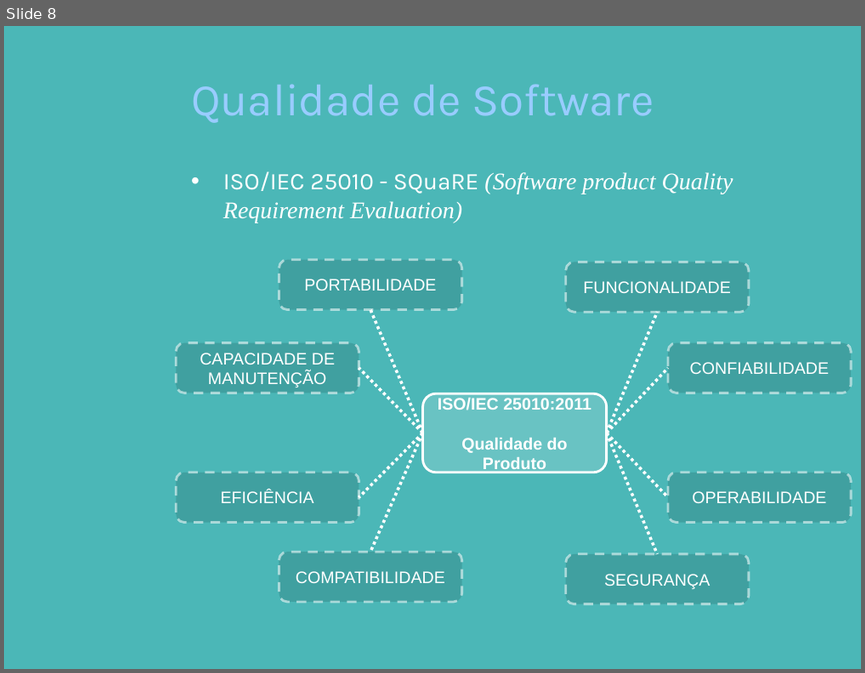
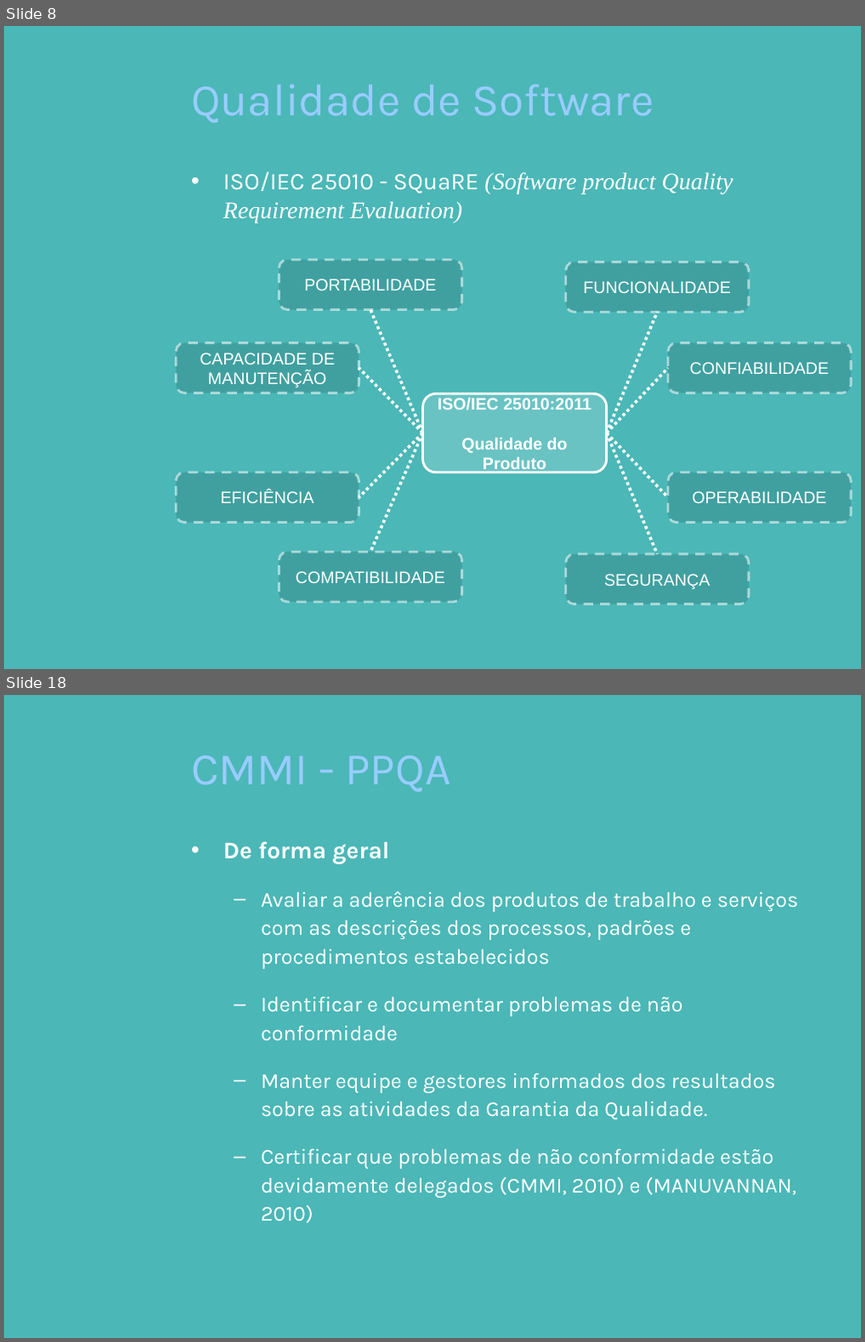
Before and after one commit to pddnew/monografia, a slide deck: presentation/presentation_1.0.0.pptx. Shown one above the other, each under a label of ours: slide 8 before the commit, slides 8 and 18 after it; the slides between them are not shown. The pictures are 865x673 and 865x1342 pixels, drawn with LibreOffice and Linux fonts; fonts in the diff are those of the drawing; background and template pictures are left out. Boxes give left, top, right and bottom in pixels: in the first picture for what was removed or moved away, otherwise in the second. Text is boxed around its words. In the diff, an @@ line names an element or a change of style, - is before the commit and + after.

```diff
--- a/presentation/presentation_1.0.0.pptx
+++ b/presentation/presentation_1.0.0.pptx
@@ slide 18 added at [4,695,861,1338], background picture (left out) @@
@@ title added at [191,755,451,792], 38 pt, text #99CCFF @@
+CMMI - PPQA
@@ text added at [223,841,798,1223], 18 pt, text #FFFFFF @@
+• De forma geral
+  – Avaliar a aderência dos produtos de trabalho e serviços com as descrições dos processos, padrões e procedimentos estabelecidos
+  – Identificar e documentar problemas de não conformidade
+  – Manter equipe e gestores informados dos resultados sobre as atividades da Garantia da Qualidade.
+  – Certificar que problemas de não conformidade estão devidamente delegados (CMMI, 2010) e (MANUVANNAN, 2010)
```
Also in this commit, not shown: 2 slides changed, 9 other slides added, 8 slides removed.
